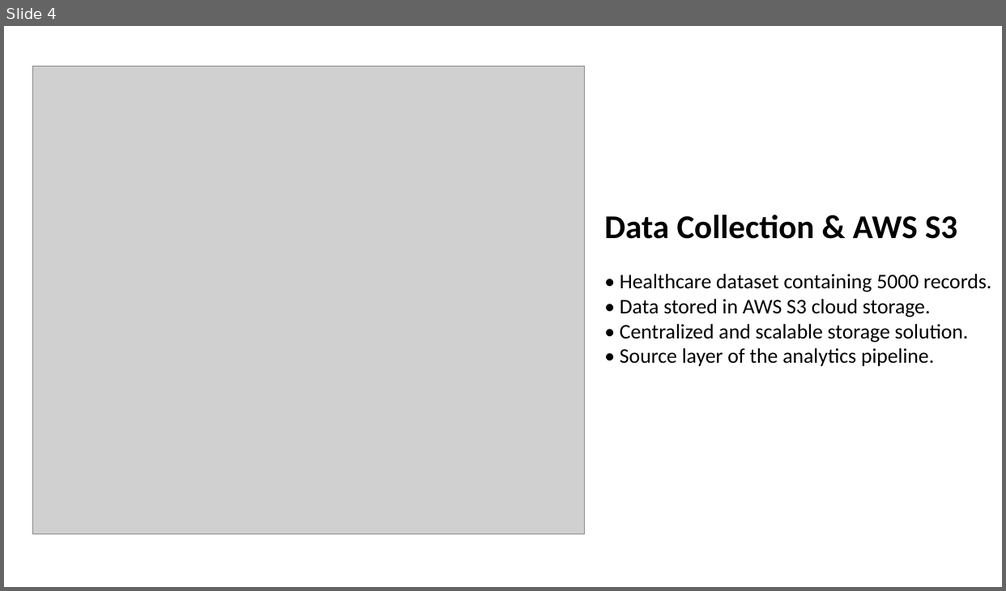
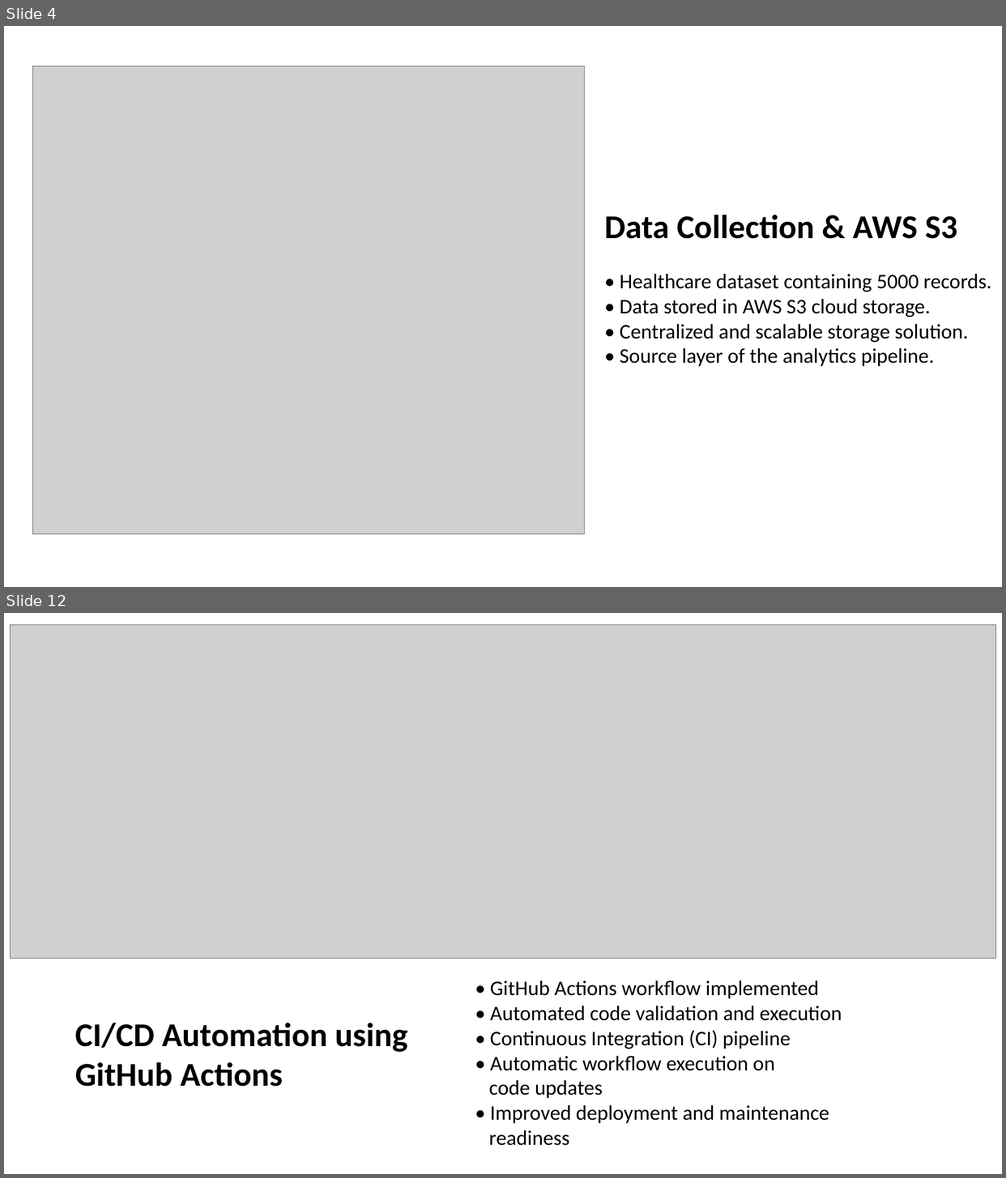
Before and after one commit to arpit-systems/healthcare-analytics-pipeline, a slide deck: PGDDE_Capstone_Healthcare_Analytics_Pipeline_IITJ.pptx. Shown one above the other, each under a label of ours: slide 4 before the commit, slides 4 and 12 after it; the slides between them are not shown. The pictures are 1006x591 and 1006x1178 pixels, drawn with LibreOffice and Linux fonts; fonts in the diff are those of the drawing; grey boxes stand for pictures. Boxes give left, top, right and bottom in pixels: in the first picture for what was removed or moved away, otherwise in the second. Text is boxed around its words. In the diff, an @@ line names an element or a change of style, - is before the commit and + after.

```diff
--- a/PGDDE_Capstone_Healthcare_Analytics_Pipeline_IITJ.pptx
+++ b/PGDDE_Capstone_Healthcare_Analytics_Pipeline_IITJ.pptx
@@ slide 12 added at box(4, 613, 1002, 1174), background #FFFFFF @@
@@ picture added at box(10, 624, 997, 958) @@
@@ text added at box(489, 981, 842, 1145), 20 pt, text #000000 @@
+• GitHub Actions workflow implemented
+• Automated code validation and execution
+• Continuous Integration (CI) pipeline
+• Automatic workflow execution on
+code updates
+• Improved deployment and maintenance
+readiness
@@ text added at box(75, 1023, 408, 1087), 32 pt, text #000000, bold @@
+CI/CD Automation using
+GitHub Actions
```
Also in this commit, not shown: 9 slides changed, 2 other slides added, 3 other files.
